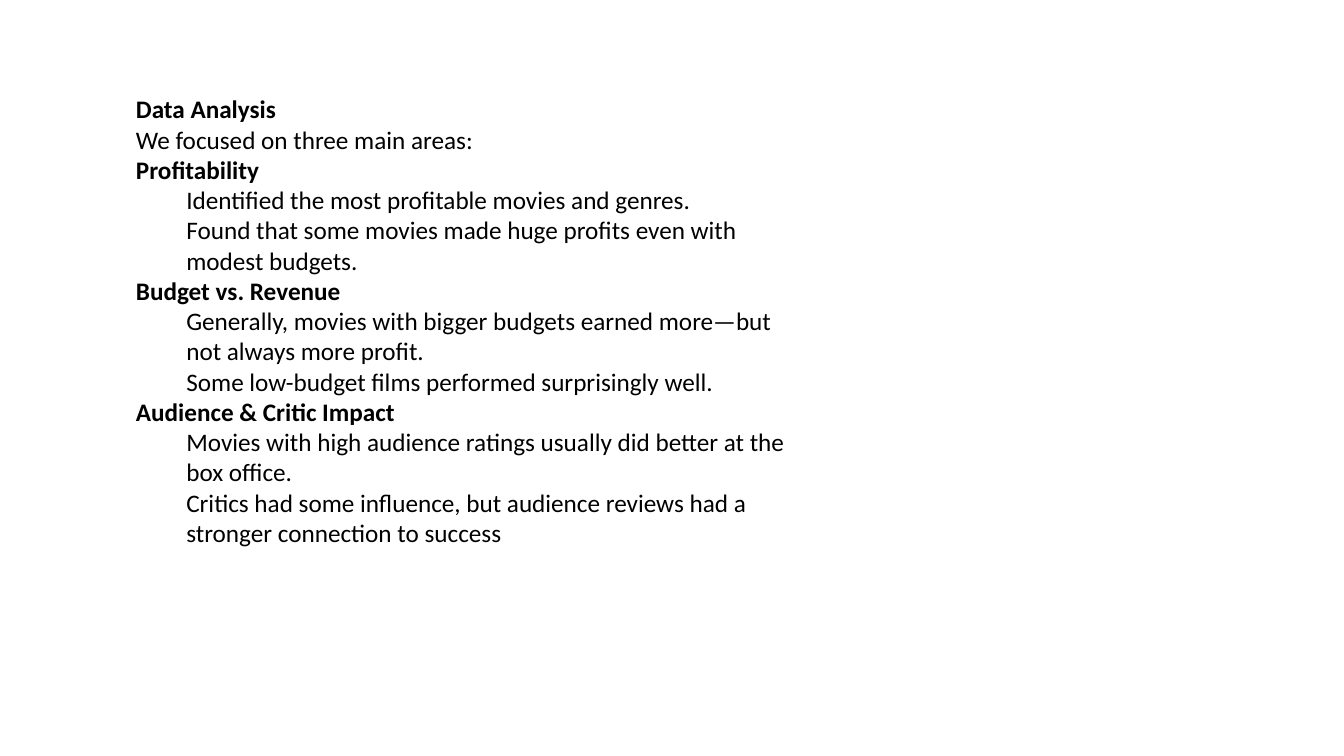
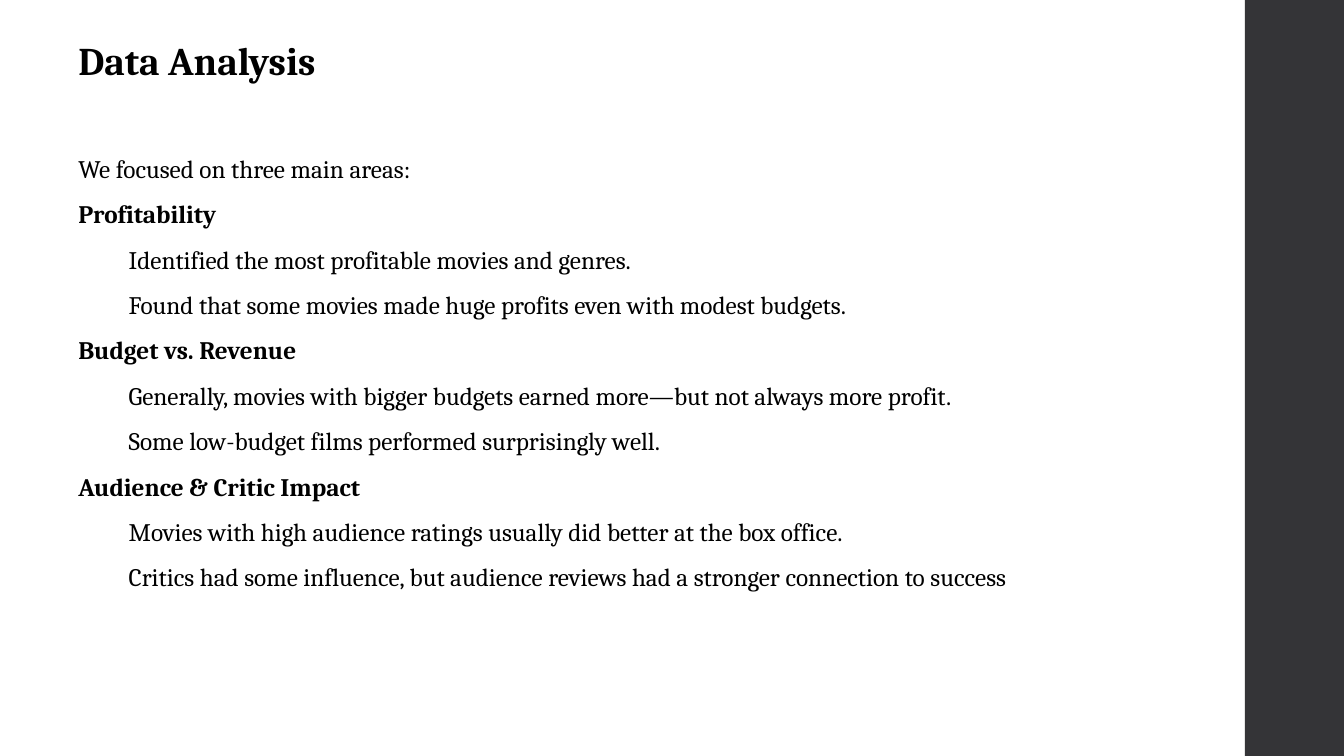
Before and after one commit to OpusDEI-cloud/dsc-phase-2-project-PT11-Grp4, a slide deck: slide 4 of Presentation.pptx. Drawn at 1344x756 pixels with LibreOffice and Linux fonts; fonts in the diff are those of the drawing. Boxes give left, top, right and bottom in pixels: in the first picture for what was removed or moved away, otherwise in the second. Text is boxed around its words. In the diff, an @@ line names an element or a change of style, - is before the commit and + after.

```diff
--- a/Presentation.pptx
+++ b/Presentation.pptx
@@ rectangle added at <box>1245,0,1344,756</box>, fill #353537 @@
@@ text added at <box>78,47,315,84</box>, 28 pt, text #000000, bold @@
+Data Analysis
@@ text at <box>136,100,276,122</box>: paragraph removed @@
-Data Analysis
@@ text "We focused on three main ...": place and size @@
-text "We focused on three main ..." at <box>136,100,784,547</box>
+text "We focused on three main ..." at <box>78,160,1006,592</box>
@@ text "We focused on three main ..." at <box>78,160,1006,592</box>: font Calibri to Cambria; line spacing 1 to 1.5 @@
```
Also in this commit, not shown: 5 other slides changed, 3 slides added, 3 slides removed, 1 other file.
